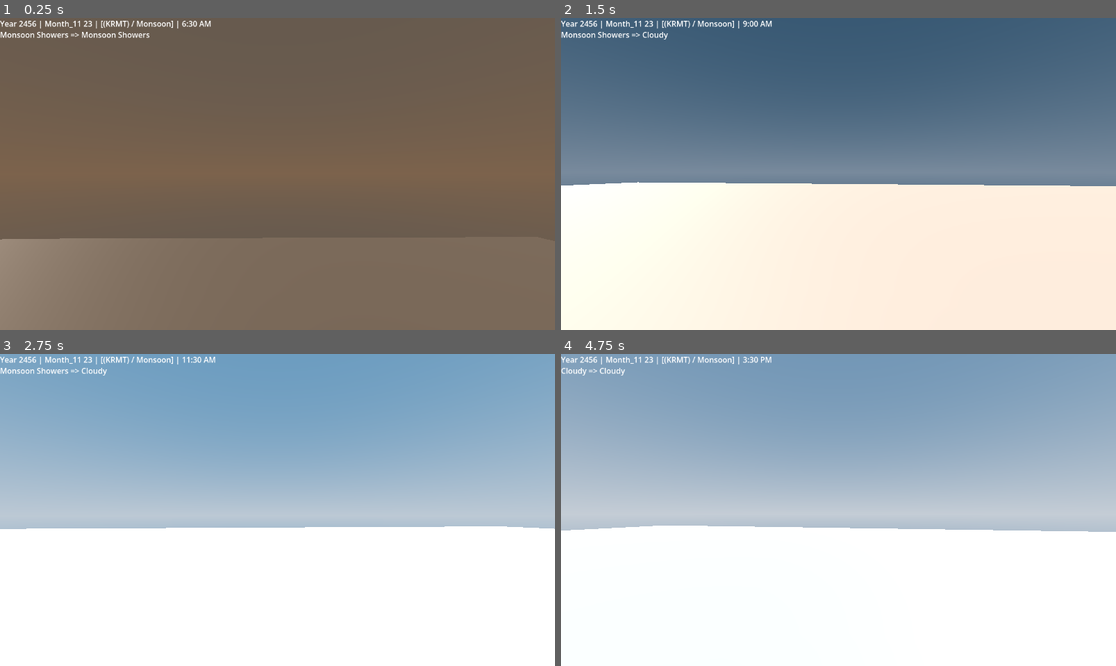
Above: before the commit, frames 1-4 (two rows, left to right).
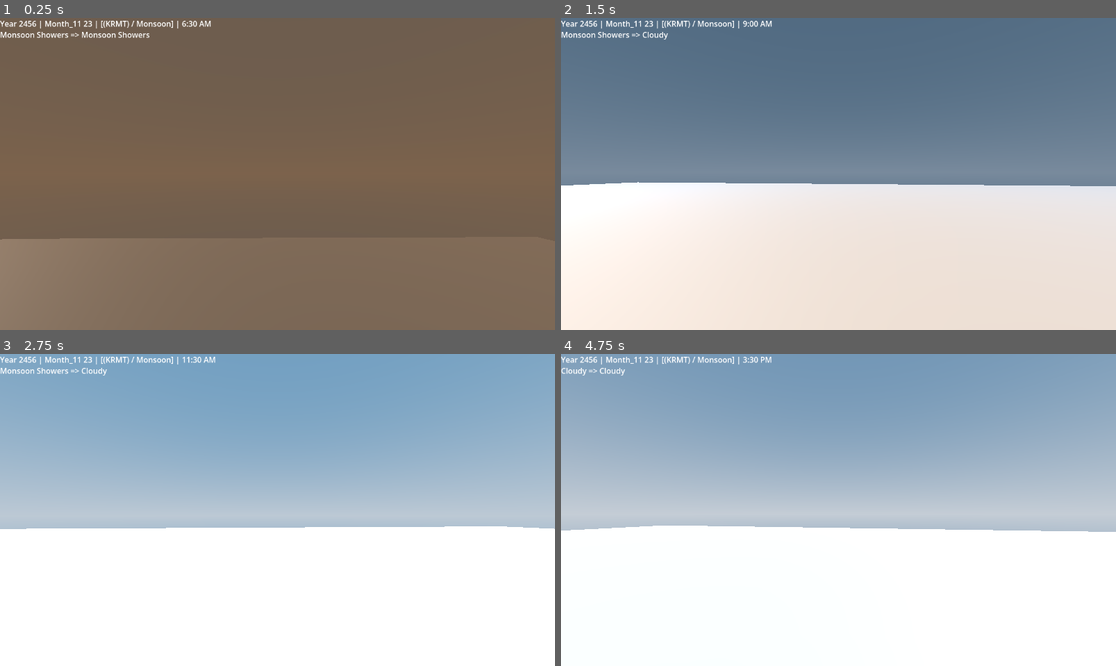
Above: after the commit, the same moments.

Repository: berukyilma111-svg/Low_Open_World
Game: Godot game, scene res://level.tscn
The game is run twice, just before and just after one commit, with the same random seed, the same clock (stepped at 60 frames per second) and the same inputs. The project has no main scene, so this scene is started directly.
Inputs (mouse positions are in pixels of both pictures, inside the frame that each line leads up to):
- Up to frame 1 (0.25 s): no input
- Up to frame 2 (1.5 s): move the mouse to (866, 174) at 0.52 s; hold Shift (PaceUp) from 0.53 s (still down); tap Space (Jump) at 0.77 s; move the mouse to (810, 174) at 1.27 s
- Up to frame 3 (2.75 s): keep holding Shift (PaceUp); tap Space (Jump) at 1.52 s; move the mouse to (288, 503) at 2.02 s
- Up to frame 4 (4.75 s): keep holding Shift (PaceUp); tap Enter at 2.75 s; move the mouse to (832, 516) at 2.77 s; tap Space (Jump) at 3.02, 3.77, 4.52 s; move the mouse to (877, 513) at 3.52 s; move the mouse to (794, 506) at 4.27 s

The runs differ from the first frame. In frame 2, 1.0% of the frame differs, in the area x 37-100%, y 0-57%; in frame 3, less than 0.1%; in frame 4, less than 0.1%.

Commit message:
Give each weather its own sunlight and fog
WeatherConditions profiles gain a sun strength and a fog amount. Sky
blends both across each weather period along with the sky colours, sets
the sun's energy from the sun strength (replacing weather_dimming), and
drives the built-in Environment fog: density from the fog amount, colour
from the horizon on screen, and sky cover from the fog amount so light
haze leaves the sky visible.

Co-Authored-By: Claude Opus 5.5 <noreply@anthropic.com>
Claude-Session: https://claude.ai/code/session_01VrNHH5CVHxY5GmuhFF4bMp

Diff:
--- a/world-test-low/Sky_System/sky.gd
+++ b/world-test-low/Sky_System/sky.gd
@@ -1,42 +1,46 @@
 class_name SkyScript
 extends Node
-## Step 4 of 4. Where everything above plays out: moves the Sun and Moon nodes and feeds the sky
-## shader. Sky colours come from one 24-hour colour table (like GTA SA's time cycle), tinted by
-## the weather and blended across each 3-hour weather period. Unchanged values are never re-sent.
+## Step 4 of 4. Where everything above plays out: moves the Sun and Moon nodes, feeds the sky
+## shader and sets the fog. The sky's look (colours from one 24-hour table like GTA SA's time
+## cycle, plus the weather's sunlight and fog) is blended across each 3-hour weather period.
+## The fog takes the horizon colour, so it matches the sky. Unchanged values are never re-sent.
 
 # Sky colours at 0, 3, 6, 9, 12, 15, 18 and 21 h, and how dark each point is (0 = day, 1 = night)
 const SKY_TOP_BY_HOUR: Array[Color] = [Color(0.065, 0.058, 0.227), Color(0.0, 0.14, 0.25), Color(0.86, 0.638, 0.43), Color(0.022, 0.368, 0.609), Color(0.335, 0.68, 0.99), Color(0.18, 0.52, 0.8), Color(0.93, 0.52, 0.441), Color(0.06, 0.052, 0.223)]
 const SKY_HORIZON_BY_HOUR: Array[Color] = [Color(0.006, 0.045, 0.214), Color(0.23, 0.23, 0.37), Color(0.861, 0.522, 0.212), Color(0.75, 0.84, 0.97), Color(0.874, 0.936, 0.999), Color(0.81, 0.88, 0.96), Color(0.988, 0.755, 0.554), Color(0.193, 0.183, 0.526)]
 const DARKNESS_BY_HOUR: Array[float] = [1.0, 1.0, 0.5, 0.0, 0.0, 0.0, 0.0, 1.0]
 
+# Fields of a sky look: what is blended across each weather period
+enum { LOOK_TOP_COLOUR, LOOK_HORIZON_COLOUR, LOOK_SUN_STRENGTH, LOOK_FOG_AMOUNT }
+
 @export var sun: DirectionalLight3D
 @export var moon: Node3D
 @export var world_env: WorldEnvironment
 @export_range(16, 1024) var blend_steps: int = 128  # sky colour updates per weather period; each one re-renders the sky
-@export_range(0.0, 1.0) var weather_dimming: float = 0.5  # how much cloud or dust cuts sunlight
+@export var thickest_fog_density: float = 0.05  # Environment fog density at a weather's fog amount of 1
 @export var moon_base_angular_size: float = 0.05  # radius in radians (the real moon is ~0.0045)
 
 @onready var _sky_shader := world_env.environment.sky.sky_material as ShaderMaterial
 var _last_sent_values := {}
 var _current_weather_profile: Array
 var _next_weather_profile: Array
-var _colours_on_screen: Array
-var _blend_start_colours: Array
-var _blend_end_colours: Array
+var _look_on_screen: Array
+var _blend_start_look: Array
+var _blend_end_look: Array
 var _blend_start_hour: float
 var _blend_end_hour: float
 var _last_blend_step := -1
-var _needs_new_blend := true
 
 ## Called by Weather Conditions at the start of each 3-hour weather period.
 func set_weather_profiles(current_profile: Array, next_profile: Array) -> void:
 	_current_weather_profile = current_profile
 	_next_weather_profile = next_profile
-	_needs_new_blend = true
+	_blend_end_look = []  # empty = start a new blend on the next minute
 
 ## Called by Time every new game minute.
 func update_sky(celestial: Celestial, time: TimeScript) -> void:
 	var hour := fposmod(celestial.elapsed_days, 1.0) * 24.0
+	_blend_sky_look(hour, time)
 	var sunlight := clampf(celestial.sun_height(), 0.0, 1.0)
 	_send_to_shader(&"sun_intensity", int(sunlight * 64.0) / 64.0)
 	_update_sun(celestial.sun_node_rotation(), sunlight)
@@ -50,58 +54,65 @@
 	_send_to_shader(&"airglow_intensity", airglow, 0.001)
 	if airglow > 0.0:  # runs 0 at dusk, PI at midnight, TAU at dawn, so it never jumps at midnight
 		_send_to_shader(&"elapsed_time", fposmod(hour - 18.0, 24.0) / 12.0 * TAU, 0.005)
-	var period_end_hour := time.hour - time.hour % TimeScript.WEATHER_PERIOD_HOURS + TimeScript.WEATHER_PERIOD_HOURS
-	_blend_sky_colours(hour, period_end_hour)
 
 func _update_sun(sun_rotation: Vector2, sunlight: float) -> void:
 	var sun_is_up := sun_rotation.x < 0.1
 	if sun_is_up or sun.visible:  # once down, the light is switched off and left alone
 		sun.rotation = Vector3(sun_rotation.x, sun_rotation.y, sun.rotation.z)
 		sun.visible = sun_is_up
-		var cover: float = maxf(_current_weather_profile[WeatherConditions.CLOUD_AMOUNT], _current_weather_profile[WeatherConditions.DUST_AMOUNT])
-		sun.light_energy = lerpf(0.01, 0.8 * (1.0 - weather_dimming * cover), sunlight)
+		sun.light_energy = lerpf(0.01, 0.8 * _look_on_screen[LOOK_SUN_STRENGTH], sunlight)
 
 func _update_moon(celestial: Celestial) -> void:
 	var moon_rotation := celestial.moon_node_rotation()
 	moon.rotation = Vector3(moon_rotation.x, moon_rotation.y, 0.0)
 	var direction := Vector3(cos(moon_rotation.x) * sin(moon_rotation.y), -sin(moon_rotation.x), cos(moon_rotation.x) * cos(moon_rotation.y))
 	# The shader only draws above the horizon, so stop sending once the moon is well below it.
-	var last_direction: Vector3 = _last_sent_values.get(&"moon_direction", Vector3.UP)
-	if direction.y > -moon_base_angular_size * 2.0 or last_direction.y > -moon_base_angular_size * 2.0:
+	var below_horizon := -moon_base_angular_size * 2.0
+	if direction.y > below_horizon or _last_sent_values.get(&"moon_direction", Vector3.UP).y > below_horizon:
 		_send_to_shader(&"moon_direction", direction, moon_base_angular_size * 0.02)
 		_send_to_shader(&"moon_phase", celestial.moon_phase(), 0.0005)
 		_send_to_shader(&"moon_angular_size", moon_base_angular_size * celestial.moon_size_multiplier(), moon_base_angular_size * 0.002)
 
-# Fades from the colours on screen to this weather period's end colours, so nothing jumps.
-func _blend_sky_colours(hour: float, period_end_hour: float) -> void:
-	if _needs_new_blend:
-		_needs_new_blend = false
+# Fades from the look on screen to this weather period's end look, so nothing jumps.
+func _blend_sky_look(hour: float, time: TimeScript) -> void:
+	if _blend_end_look.is_empty():
 		_blend_start_hour = hour
-		_blend_end_hour = period_end_hour
-		_blend_start_colours = _colours_on_screen if not _colours_on_screen.is_empty() else _sky_colours_at(hour, _current_weather_profile)
-		_blend_end_colours = _sky_colours_at(period_end_hour, _next_weather_profile)
-		_send_to_shader(&"from_top", _blend_start_colours[0])
-		_send_to_shader(&"from_horizon", _blend_start_colours[1])
-		_send_to_shader(&"to_top", _blend_end_colours[0])
-		_send_to_shader(&"to_horizon", _blend_end_colours[1])
+		_blend_end_hour = time.hour - time.hour % TimeScript.WEATHER_PERIOD_HOURS + TimeScript.WEATHER_PERIOD_HOURS
+		_blend_start_look = _look_on_screen if not _look_on_screen.is_empty() else _sky_look_at(hour, _current_weather_profile)
+		_blend_end_look = _sky_look_at(_blend_end_hour, _next_weather_profile)
+		_send_to_shader(&"from_top", _blend_start_look[LOOK_TOP_COLOUR])
+		_send_to_shader(&"from_horizon", _blend_start_look[LOOK_HORIZON_COLOUR])
+		_send_to_shader(&"to_top", _blend_end_look[LOOK_TOP_COLOUR])
+		_send_to_shader(&"to_horizon", _blend_end_look[LOOK_HORIZON_COLOUR])
 		_last_blend_step = -1
 	var progress := clampf((hour - _blend_start_hour) / maxf(_blend_end_hour - _blend_start_hour, 0.001), 0.0, 1.0)
 	var blend_step := int(progress * blend_steps)
 	if blend_step != _last_blend_step:
 		_last_blend_step = blend_step
 		var blend := float(blend_step) / blend_steps
-		_colours_on_screen = [_blend_start_colours[0].lerp(_blend_end_colours[0], blend), _blend_start_colours[1].lerp(_blend_end_colours[1], blend)]
+		# Each field of the look (colours, sun strength, fog) moves the same share of the way.
+		_look_on_screen = range(_blend_start_look.size()).map(func(field): return lerp(_blend_start_look[field], _blend_end_look[field], blend))
 		_send_to_shader(&"sky_blend", blend)
+		_update_fog()
 
-# [top, horizon] sky colours at `hour`, darkened for night and tinted by the weather.
-func _sky_colours_at(hour: float, weather_profile: Array) -> Array:
+# Built-in Environment fog: no extra shader or texture. It takes the sky's horizon colour, and
+# hides as much of the sky as the weather's fog amount, so a light haze leaves the sky visible.
+func _update_fog() -> void:
+	world_env.environment.fog_enabled = _look_on_screen[LOOK_FOG_AMOUNT] > 0.01
+	world_env.environment.fog_density = _look_on_screen[LOOK_FOG_AMOUNT] * thickest_fog_density
+	world_env.environment.fog_sky_affect = _look_on_screen[LOOK_FOG_AMOUNT]
+	world_env.environment.fog_light_color = _look_on_screen[LOOK_HORIZON_COLOUR]
+
+# The sky's look at `hour`: colours darkened for night and tinted by the weather, plus the
+# weather's sunlight and fog.
+func _sky_look_at(hour: float, weather_profile: Array) -> Array:
 	var darkness: float = _sample_by_hour(DARKNESS_BY_HOUR, hour)
 	var tint_strength: float = weather_profile[WeatherConditions.TINT_STRENGTH] * (1.0 - darkness * 0.85)
 	var top: Color = _sample_by_hour(SKY_TOP_BY_HOUR, hour).darkened(darkness * 0.72)
 	var horizon: Color = _sample_by_hour(SKY_HORIZON_BY_HOUR, hour).darkened(darkness * 0.68)
 	top = top.lerp(weather_profile[WeatherConditions.SKY_TOP_TINT].darkened(darkness * 0.8), tint_strength)
 	horizon = horizon.lerp(weather_profile[WeatherConditions.SKY_HORIZON_TINT].darkened(darkness * 0.78), tint_strength)
-	return [top, horizon]
+	return [top, horizon, weather_profile[WeatherConditions.SUN_STRENGTH], weather_profile[WeatherConditions.FOG_AMOUNT]]
 
 # Blends the two 3-hourly table entries either side of `hour`, wrapping past midnight.
 static func _sample_by_hour(table: Array, hour: float):
--- a/world-test-low/Sky_System/weather_conditions.gd
+++ b/world-test-low/Sky_System/weather_conditions.gd
@@ -1,27 +1,29 @@
 class_name WeatherConditions
 extends Node
-## Step 3b. What each weather looks like and does: how it tints the sky, and how much cloud,
-## rain, dust and heat it brings. Sends those amounts to project-wide shader globals, ready for
-## future cloud, rain, dust and heat shaders, then hands the sky tints on to Sky.
+## Step 3b. What each weather looks like and does: how it tints the sky, how much cloud, rain,
+## dust and heat it brings, how strong the sunlight is and how much fog it lays down. Sends the
+## cloud, rain, dust and heat amounts to project-wide shader globals, ready for future shaders,
+## then hands the whole profile on to Sky, which plays out the tint, sunlight and fog.
 
 # Fields of each entry in WEATHER_PROFILES
-enum { SKY_TOP_TINT, SKY_HORIZON_TINT, TINT_STRENGTH, CLOUD_AMOUNT, RAIN_AMOUNT, DUST_AMOUNT, HEAT_AMOUNT }
+enum { SKY_TOP_TINT, SKY_HORIZON_TINT, TINT_STRENGTH, CLOUD_AMOUNT, RAIN_AMOUNT, DUST_AMOUNT, HEAT_AMOUNT, SUN_STRENGTH, FOG_AMOUNT }
 
-# [sky top tint, sky horizon tint, tint strength, cloud, rain, dust, heat]. Clear has no tint: a
-# clear sky is just the time-of-day colours in sky.gd.
+# [sky top tint, sky horizon tint, tint strength, cloud, rain, dust, heat, sun strength, fog].
+# Clear has no tint: a clear sky is just the time-of-day colours in sky.gd. Sun strength is the
+# share of full sunlight that gets through; fog is the share of Sky's thickest fog.
 const WEATHER_PROFILES = {
-	WeatherData.Type.CLEAR: [Color(0.44, 0.729, 1.0), Color(0.89, 0.646, 0.347), 0.0, 0.0, 0.0, 0.0, 0.0],
-	WeatherData.Type.CLOUDY: [Color(0.357, 0.404, 0.451), Color(0.498, 0.549, 0.6), 0.6, 0.6, 0.0, 0.0, 0.0],
-	WeatherData.Type.DRIZZLE: [Color(0.3, 0.35, 0.4), Color(0.4, 0.45, 0.5), 0.75, 0.7, 0.3, 0.0, 0.0],
-	WeatherData.Type.MONSOON: [Color(0.2, 0.25, 0.3), Color(0.3, 0.35, 0.4), 0.85, 0.85, 0.7, 0.0, 0.0],
-	WeatherData.Type.HEAVYRAIN: [Color(0.1, 0.15, 0.2), Color(0.2, 0.25, 0.3), 0.95, 1.0, 1.0, 0.0, 0.0],
-	WeatherData.Type.HAIL: [Color(0.1, 0.15, 0.2), Color(0.2, 0.25, 0.3), 0.95, 1.0, 0.6, 0.0, 0.0],
-	WeatherData.Type.RESIDUAL_SHOWER: [Color(0.35, 0.4, 0.5), Color(0.45, 0.5, 0.55), 0.65, 0.6, 0.3, 0.0, 0.0],
-	WeatherData.Type.MORNING_FOG: [Color(0.6, 0.6, 0.65), Color(0.7, 0.7, 0.75), 0.8, 0.8, 0.0, 0.0, 0.0],
-	WeatherData.Type.HEAT_WAVE: [Color(0.9, 0.6, 0.3), Color(1.0, 0.8, 0.5), 0.4, 0.0, 0.0, 0.0, 1.0],
-	WeatherData.Type.DUST_STORM: [Color(0.6, 0.45, 0.3), Color(0.7, 0.55, 0.4), 0.9, 0.0, 0.0, 0.9, 0.0],
-	WeatherData.Type.DRY_LIGHTNING: [Color(0.332, 0.296, 0.325), Color(0.35, 0.3, 0.4), 0.7, 0.6, 0.0, 0.0, 0.0],
-	WeatherData.Type.CONVECTIVE_RAIN: [Color(0.15, 0.18, 0.25), Color(0.25, 0.28, 0.35), 0.85, 0.9, 0.8, 0.0, 0.0],
+	WeatherData.Type.CLEAR: [Color(0.44, 0.729, 1.0), Color(0.89, 0.646, 0.347), 0.0, 0.0, 0.0, 0.0, 0.0, 1.0, 0.0],
+	WeatherData.Type.CLOUDY: [Color(0.357, 0.404, 0.451), Color(0.498, 0.549, 0.6), 0.6, 0.6, 0.0, 0.0, 0.0, 0.7, 0.0],
+	WeatherData.Type.DRIZZLE: [Color(0.3, 0.35, 0.4), Color(0.4, 0.45, 0.5), 0.75, 0.7, 0.3, 0.0, 0.0, 0.6, 0.15],
+	WeatherData.Type.MONSOON: [Color(0.2, 0.25, 0.3), Color(0.3, 0.35, 0.4), 0.85, 0.85, 0.7, 0.0, 0.0, 0.45, 0.3],
+	WeatherData.Type.HEAVYRAIN: [Color(0.1, 0.15, 0.2), Color(0.2, 0.25, 0.3), 0.95, 1.0, 1.0, 0.0, 0.0, 0.3, 0.45],
+	WeatherData.Type.HAIL: [Color(0.1, 0.15, 0.2), Color(0.2, 0.25, 0.3), 0.95, 1.0, 0.6, 0.0, 0.0, 0.3, 0.35],
+	WeatherData.Type.RESIDUAL_SHOWER: [Color(0.35, 0.4, 0.5), Color(0.45, 0.5, 0.55), 0.65, 0.6, 0.3, 0.0, 0.0, 0.65, 0.1],
+	WeatherData.Type.MORNING_FOG: [Color(0.6, 0.6, 0.65), Color(0.7, 0.7, 0.75), 0.8, 0.8, 0.0, 0.0, 0.0, 0.5, 0.8],
+	WeatherData.Type.HEAT_WAVE: [Color(0.9, 0.6, 0.3), Color(1.0, 0.8, 0.5), 0.4, 0.0, 0.0, 0.0, 1.0, 1.0, 0.05],
+	WeatherData.Type.DUST_STORM: [Color(0.6, 0.45, 0.3), Color(0.7, 0.55, 0.4), 0.9, 0.0, 0.0, 0.9, 0.0, 0.4, 0.6],
+	WeatherData.Type.DRY_LIGHTNING: [Color(0.332, 0.296, 0.325), Color(0.35, 0.3, 0.4), 0.7, 0.6, 0.0, 0.0, 0.0, 0.6, 0.0],
+	WeatherData.Type.CONVECTIVE_RAIN: [Color(0.15, 0.18, 0.25), Color(0.25, 0.28, 0.35), 0.85, 0.9, 0.8, 0.0, 0.0, 0.35, 0.35],
 }
 
 # The shader global each amount is sent to (declared in project.godot)
